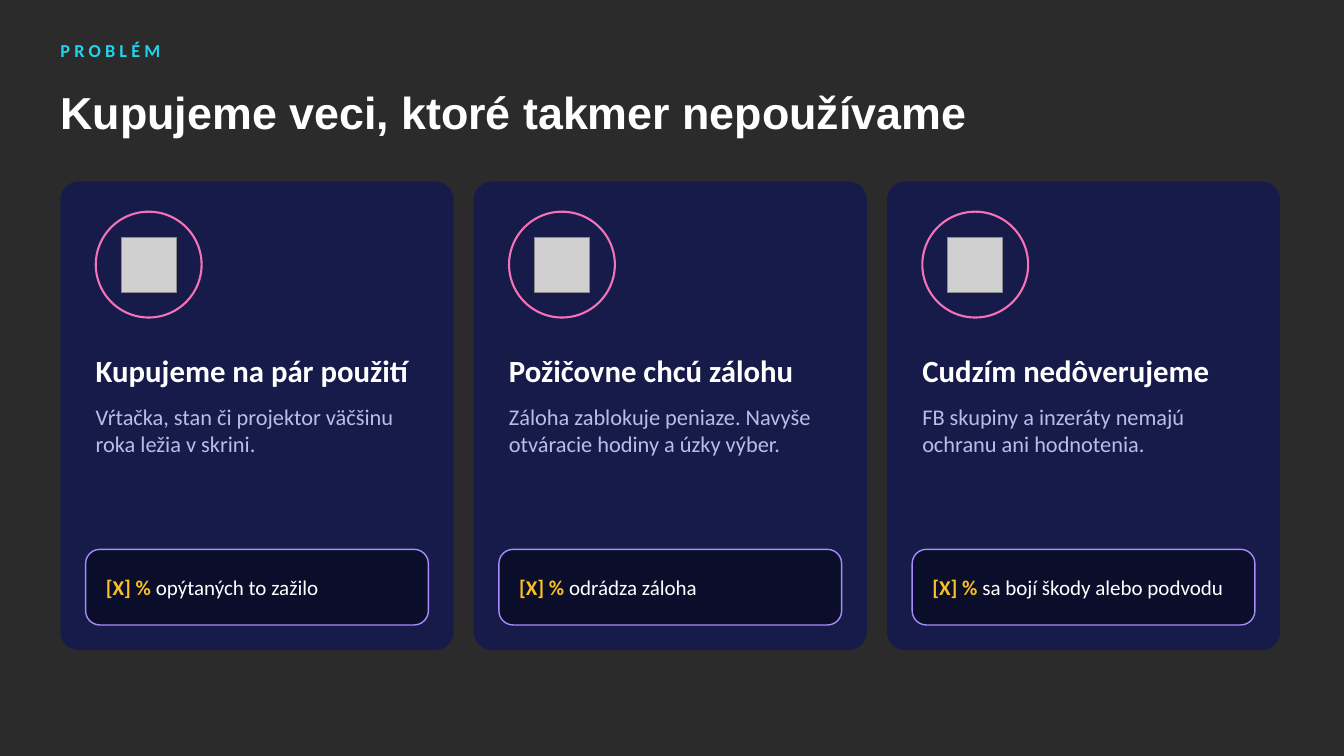
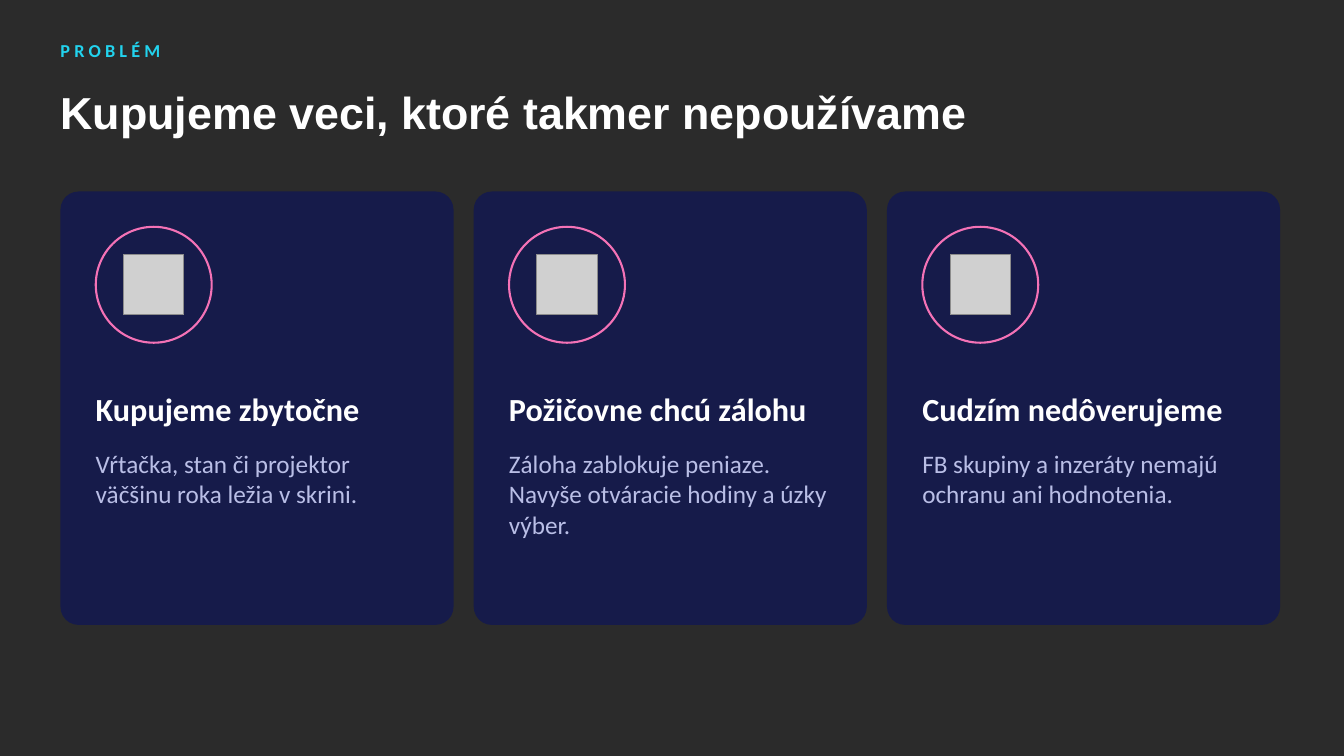
Before and after one commit to samueljurik5-web/shareon, a slide deck: slide 2 of docs/pitch/ShareOn-pitch-deck.pptx. Drawn at 1344x756 pixels with LibreOffice and Linux fonts; fonts in the diff are those of the drawing; grey boxes stand for pictures; background and template pictures are left out; a plain dark background stands for a picture behind light text. Boxes give left, top, right and bottom in pixels: in the first picture for what was removed or moved away, otherwise in the second. Text is boxed around its words. In the diff, an @@ line names an element or a change of style, - is before the commit and + after.

```diff
--- a/docs/pitch/ShareOn-pitch-deck.pptx
+++ b/docs/pitch/ShareOn-pitch-deck.pptx
@@ rounded rectangle: place and size @@
-rounded rectangle at [60,181,454,650]
+rounded rectangle at [60,192,454,625]
@@ rounded rectangle: place and size @@
-rounded rectangle at [474,181,867,650]
+rounded rectangle at [474,192,867,625]
@@ rounded rectangle: place and size @@
-rounded rectangle at [887,181,1280,650]
+rounded rectangle at [887,192,1280,625]
@@ ellipse: place and size @@
-ellipse at [96,212,202,318]
+ellipse at [96,227,212,343]
@@ ellipse: place and size @@
-ellipse at [509,212,615,318]
+ellipse at [509,227,625,343]
@@ ellipse: place and size @@
-ellipse at [923,212,1028,318]
+ellipse at [923,227,1038,343]
@@ picture: place and size @@
-picture at [121,237,176,292]
+picture at [124,255,185,316]
@@ picture: place and size @@
-picture at [534,237,590,292]
+picture at [537,255,598,316]
@@ picture: place and size @@
-picture at [948,237,1003,292]
+picture at [951,255,1011,316]
@@ text "Požičovne chcú zálohu": place and size @@
-text "Požičovne chcú zálohu" at [509,360,793,383]
+text "Požičovne chcú zálohu" at [509,398,806,422]
@@ text "Požičovne chcú zálohu" at [509,398,806,422]: size 22 to 23 pt @@
@@ text "Cudzím nedôverujeme" at [922,398,1223,427]: size 22 to 23 pt @@
@@ text "Cudzím nedôverujeme": place and size @@
-text "Cudzím nedôverujeme" at [922,360,1209,388]
+text "Cudzím nedôverujeme" at [922,398,1223,427]
@@ text at [96,398,359,427]: text changed; size 22 to 23 pt @@
-Kupujeme na pár použití
+Kupujeme zbytočne
@@ text "Vŕtačka, stan či projektor väčšinu ...": place and size @@
-text "Vŕtačka, stan či projektor väčšinu ..." at [96,409,393,452]
+text "Vŕtačka, stan či projektor väčšinu ..." at [96,455,357,503]
@@ text "Záloha zablokuje peniaze. Navyše otváracie ...": place and size @@
-text "Záloha zablokuje peniaze. Navyše otváracie ..." at [509,409,811,456]
+text "Záloha zablokuje peniaze. Navyše otváracie ..." at [509,455,826,538]
@@ size 16 to 18 pt in 3 elements at [96,455,357,503], [509,455,826,538], [922,455,1217,503] @@
@@ text "FB skupiny a inzeráty nemajú ...": place and size @@
-text "FB skupiny a inzeráty nemajú ..." at [922,409,1184,452]
+text "FB skupiny a inzeráty nemajú ..." at [922,455,1217,503]
@@ rounded rectangle removed at [86,549,429,625] @@
@@ rounded rectangle removed at [499,549,842,625] @@
@@ rounded rectangle removed at [912,549,1255,625] @@
@@ text removed at [106,579,318,599] @@
-[X] % opýtaných to zažilo
@@ text removed at [519,579,697,598] @@
-[X] % odrádza záloha
@@ text removed at [932,579,1222,599] @@
-[X] % sa bojí škody alebo podvodu
```
Also in this commit, not shown: 1 other slide changed, 1 slide added, 1 slide removed, 1 other file.
